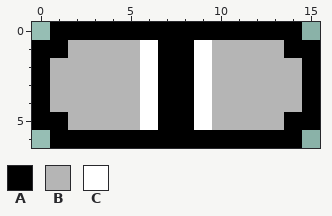
Two versions of one pixel-art file, assets/menu/slider.aseprite. Above is the file before it was changed.
16x7 pixels, 1 frame.
Visible layers, top first: "Tick", "Grabber Highlight", "Grabber Disabled", "Grabber", "Grabber Area Highlight", "Grabber Area", "Slider".
Palette (. is transparent): A #000000  B #b5b5b5  C #ffffff
Pixels before, first column x 0:
0 .AAAAAAAAAAAAAA.
1 AABBBBCAACBBBBAA
2 ABBBBBCAACBBBBBA
3 ABBBBBCAACBBBBBA
4 ABBBBBCAACBBBBBA
5 AABBBBCAACBBBBAA
6 .AAAAAAAAAAAAAA.
After the commit:
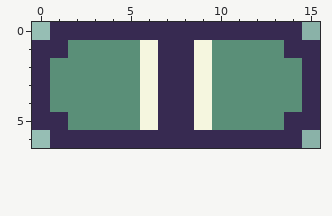
The edit:
Colour A changes from #000000 to #372a51.
Colour B changes from #b5b5b5 to #5a8f78.
Colour C changes from #ffffff to #f5f6df.
Where, in picture pixels (left, top, right, bottom), the same in both pictures:
changed: (32, 22, 320, 148)
